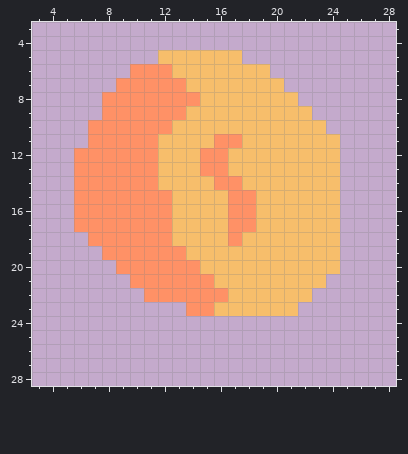
Edited in one commit: pixel-art sprite (sprites/items/gold.png). Above: the version before the commit.
The file is 32x32 pixels. Shown: x 3..28, y 3..28.
New version:
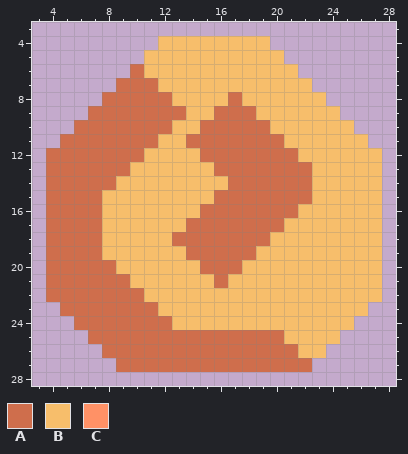
Palette (. is transparent): A #cf6e4c  B #f7be6b  C #ff9166
Change:
Changed rows in their new state; - is an unchanged pixel.
first column x 4:
 4 --------BBBBBBBB--------
 5 -------B------BBB-------
 6 ------ABB-------BB------
 7 -----AAABB-------BB-----
 8 ----AAAAABB--A----BB----
 9 ---AAAAAAA--AAA----BB---
10 --AAAAAAA--AAAAA----BB--
11 -AAAAAAA--AAAAAAA----BB-
12 AAAAAAAB---AAAAAAA---BBB
13 AAAAAABB---BAAAAAAA--BBB
14 AAAAABBB----BAAAAAA--BBB
15 AAAABBBBB---AAAAAAA--BBB
16 AAAABBBBB--AAAAAAA---BBB
17 AAAABBBBB-AAAAAAA----BBB
18 AAAABBBBBAAAAAAA-----BBB
19 AAAABBBBBBAAAAA------BBB
20 AAAAABBBBBBAAA-------BBB
21 AAAAAABBBBBBA-------BBBB
22 AAAAAAABBBBBB------BBBBB
23 -AAAAAAABBBB------BBBBB-
24 --AAAAAAABBBBBBBBBBBBB--
25 ---AAAAAAAAAAAAAABBBB---
26 ----AAAAAAAAAAAAAABB----
27 -----AAAAAAAAAAAAAA-----
